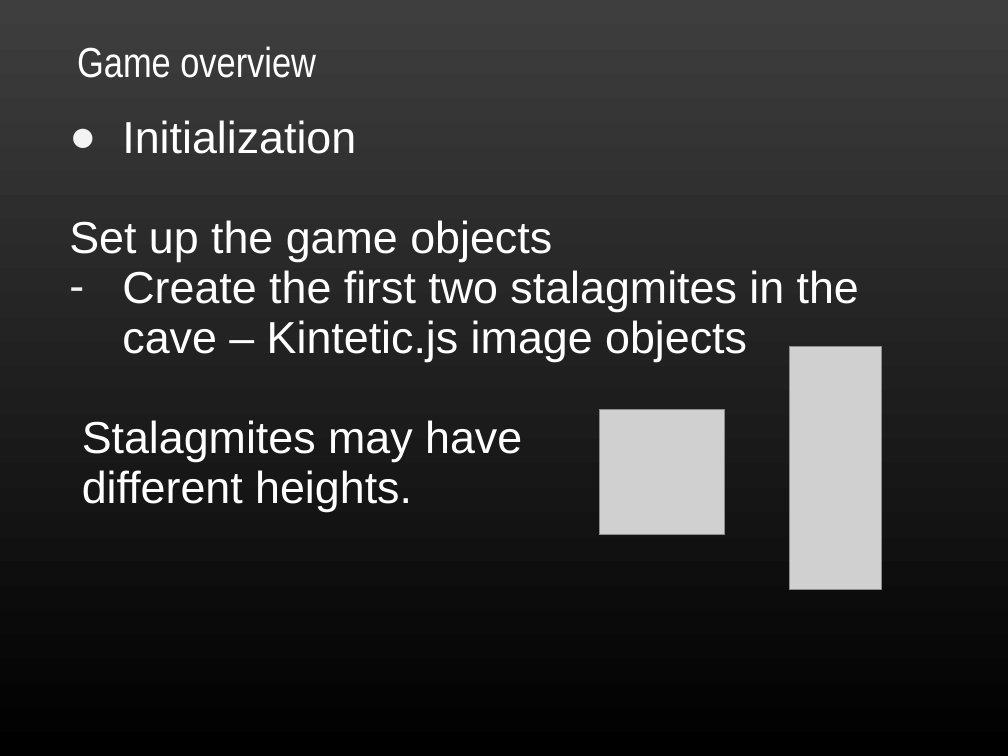
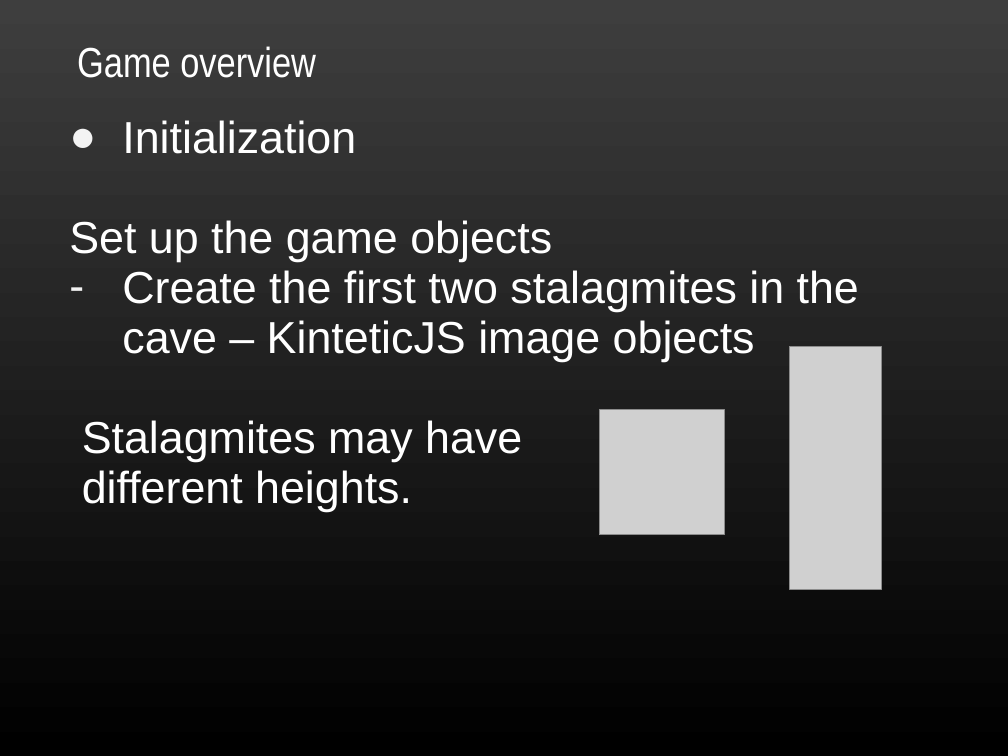
Before and after one commit to TeamSimba/Flapper, a slide deck: slide 7 of Flappy/Documentation/presentation.ppt. Drawn at 1008x756 pixels with LibreOffice and Linux fonts; fonts in the diff are those of the drawing; grey boxes stand for pictures; background and template pictures are left out. Boxes give left, top, right and bottom in pixels: in the first picture for what was removed or moved away, otherwise in the second. Text is boxed around its words. In the diff, an @@ line names an element or a change of style, - is before the commit and + after.

```diff
--- a/Flappy/Documentation/presentation.ppt
+++ b/Flappy/Documentation/presentation.ppt
@@ text at (x1=122, y1=270, x2=859, y2=362): text changed @@
-– Create the first two stalagmites in the cave – Kintetic.js image objects
+– Create the first two stalagmites in the cave – KinteticJS image objects
```
Also in this commit, not shown: 5 other slides changed, 2 other files.
